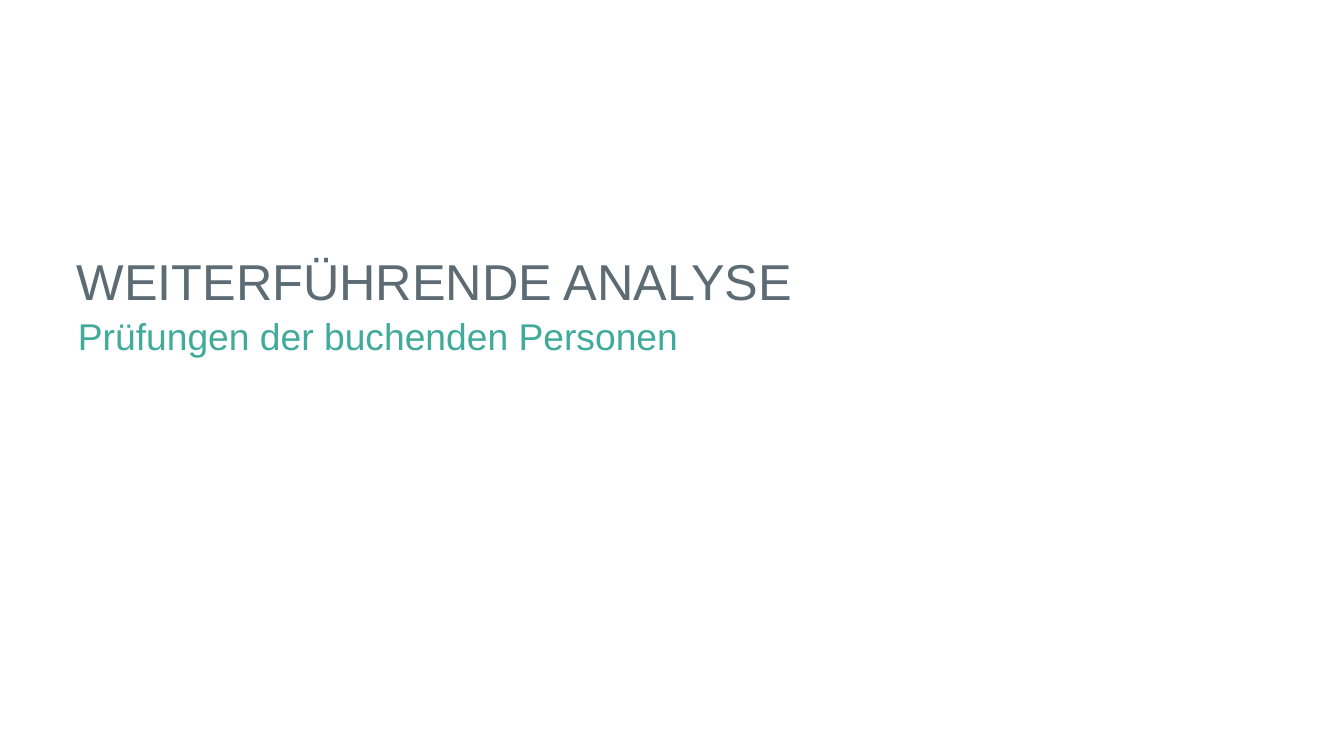
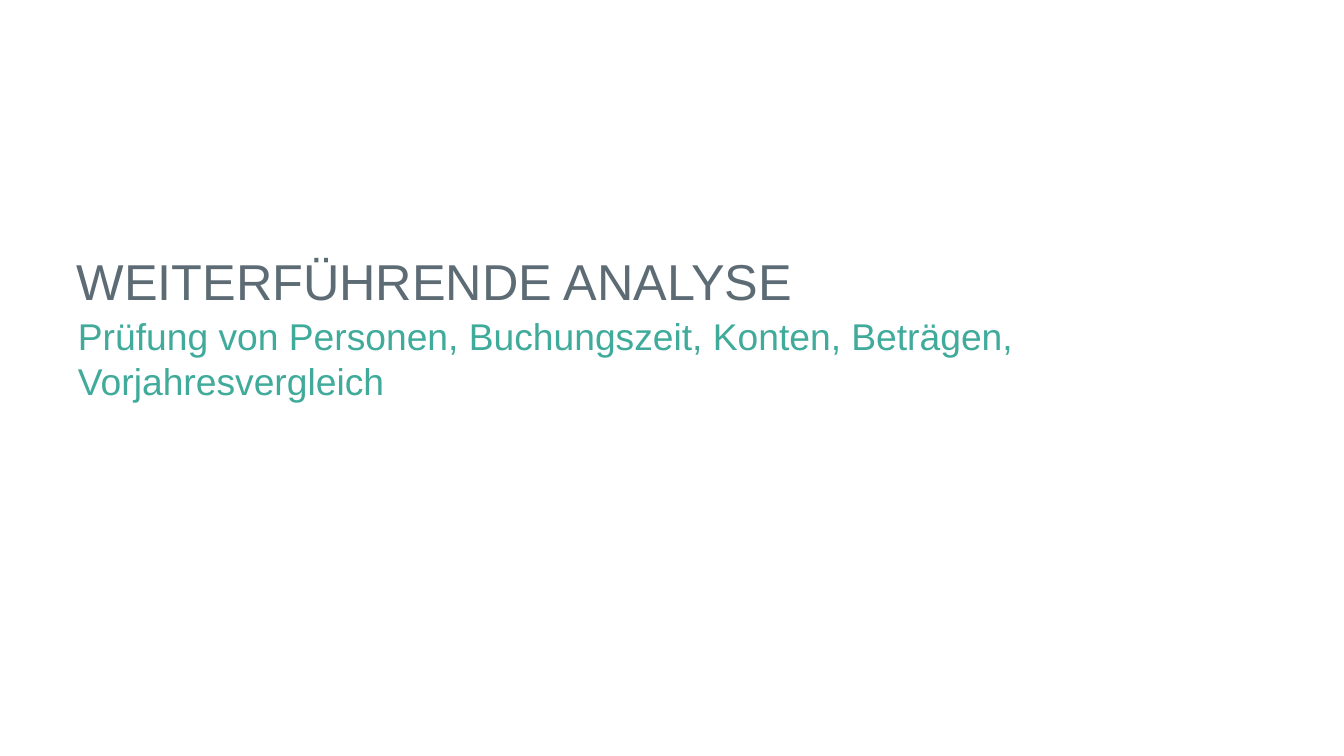
Before and after one commit to biegt/auditing_case_study, a slide deck: slide 10 of 04_output/Präsentation_Case_Study_1_Bieg_Krug.pptx. Drawn at 1344x756 pixels with LibreOffice and Linux fonts; fonts in the diff are those of the drawing; background and template pictures are left out. Boxes give left, top, right and bottom in pixels: in the first picture for what was removed or moved away, otherwise in the second. Text is boxed around its words. In the diff, an @@ line names an element or a change of style, - is before the commit and + after.

```diff
--- a/04_output/Präsentation_Case_Study_1_Bieg_Krug.pptx
+++ b/04_output/Präsentation_Case_Study_1_Bieg_Krug.pptx
@@ subtitle at (78,323,1012,403): text changed @@
-Prüfungen der buchenden Personen
+Prüfung von Personen, Buchungszeit, Konten, Beträgen, Vorjahresvergleich
```
Also in this commit, not shown: 39 other slides changed, 2 slides added, 1 other file.
